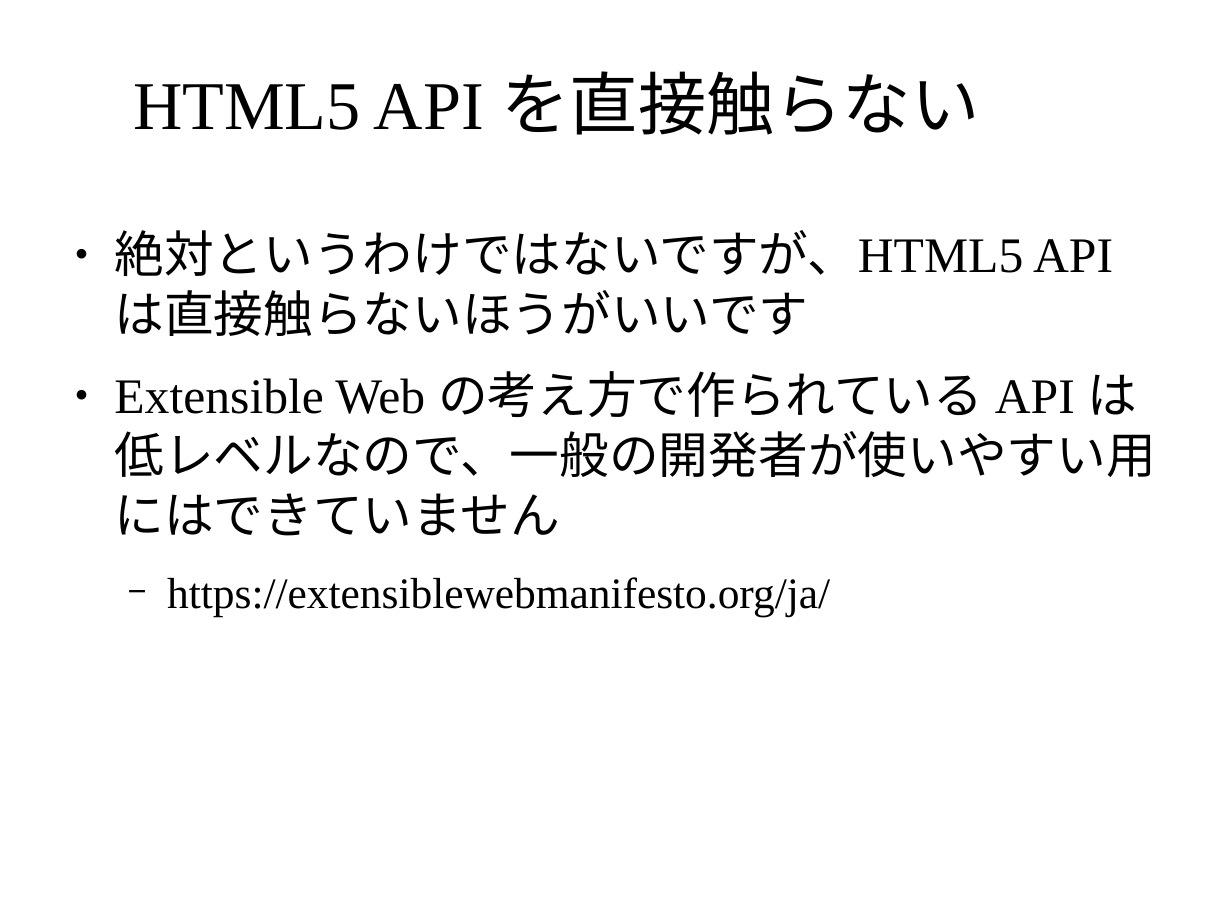
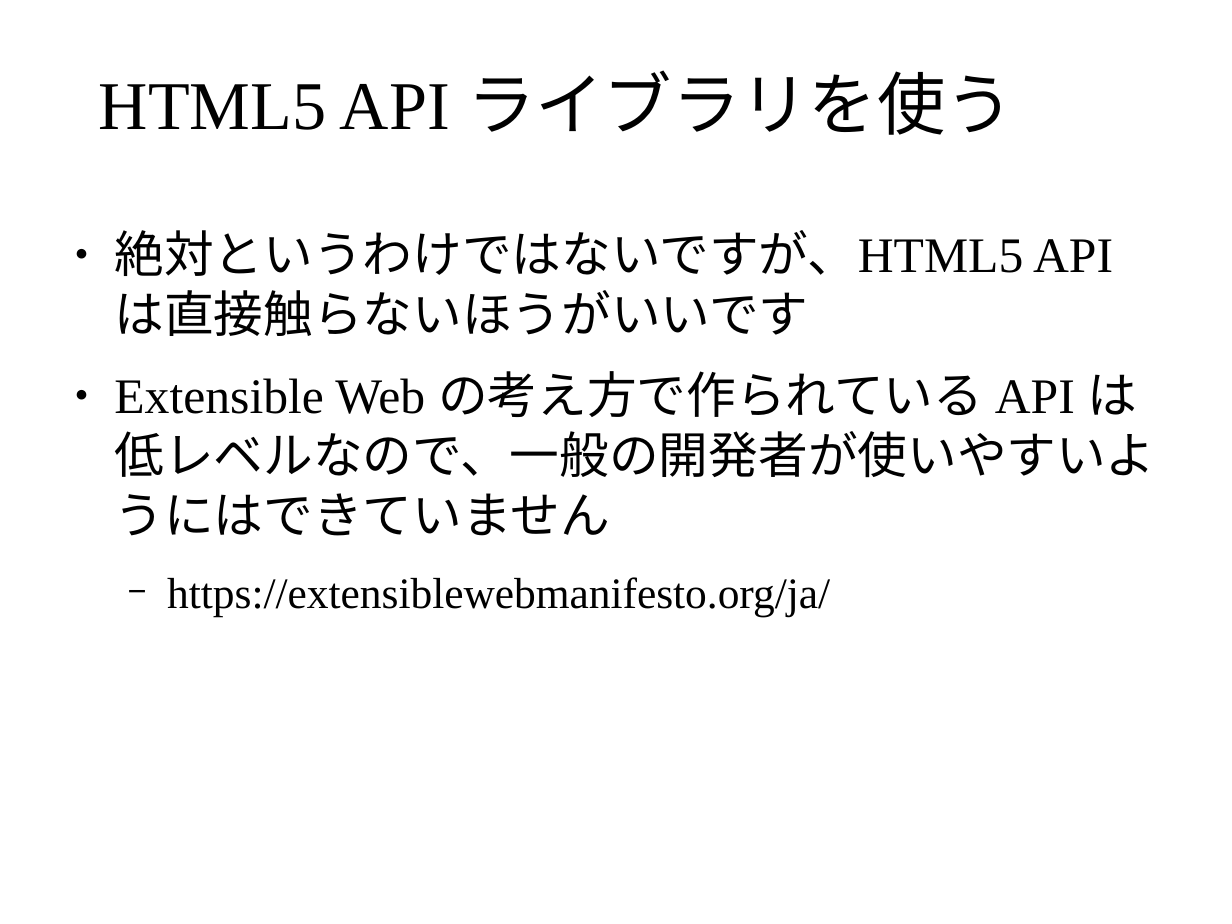
Before and after one commit to masakura/slides, a slide deck: slide 32 of html5jk#1/slide2.odp (slide 22 before the commit). Drawn at 1232x924 pixels with LibreOffice and Linux fonts; fonts in the diff are those of the drawing; background and template pictures are left out. Boxes give left, top, right and bottom in pixels: in the first picture for what was removed or moved away, otherwise in the second. Text is boxed around its words. In the diff, an @@ line names an element or a change of style, - is before the commit and + after.

Commit message:
第二章の構成を変えて現在値スライドを挿入

```diff
--- a/html5jk#1/slide2.odp
+++ b/html5jk#1/slide2.odp
@@ title at (99,70,1013,135): text changed @@
-HTML5 API を直接触らない
+HTML5 API ライブラリを使う
@@ text at (114,371,1154,536): text changed @@
-● Extensible Web の考え方で作られている API は低レベルなので、一般の開発者が使いやすい用にはできていません
+● Extensible Web の考え方で作られている API は低レベルなので、一般の開発者が使いやすいようにはできていません
```
Also in this commit, not shown: 9 other slides changed, 5 slides added.
